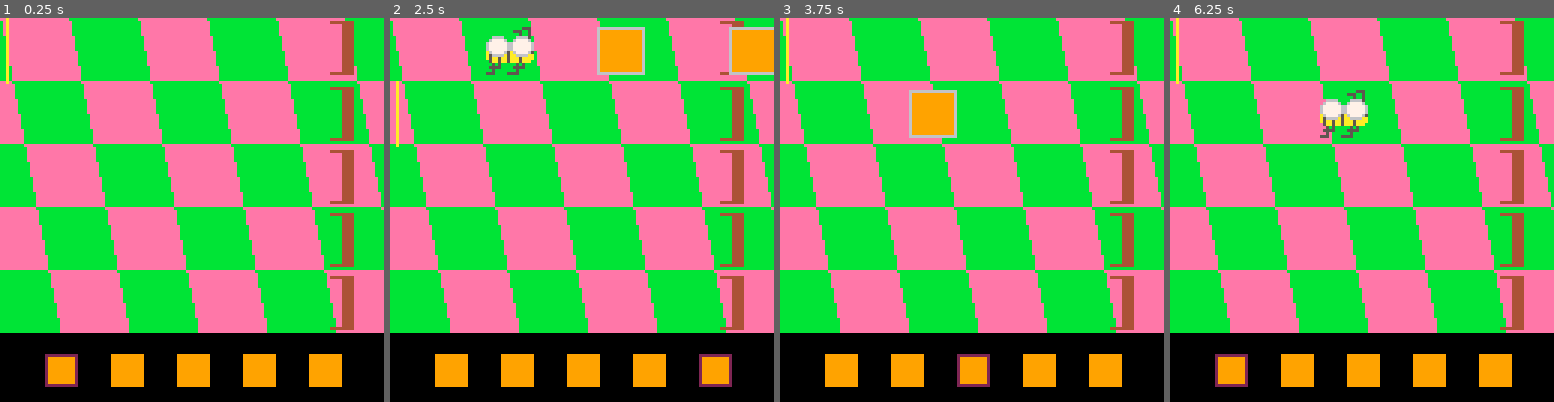
Above: before the commit, frames 1-4 (left to right).
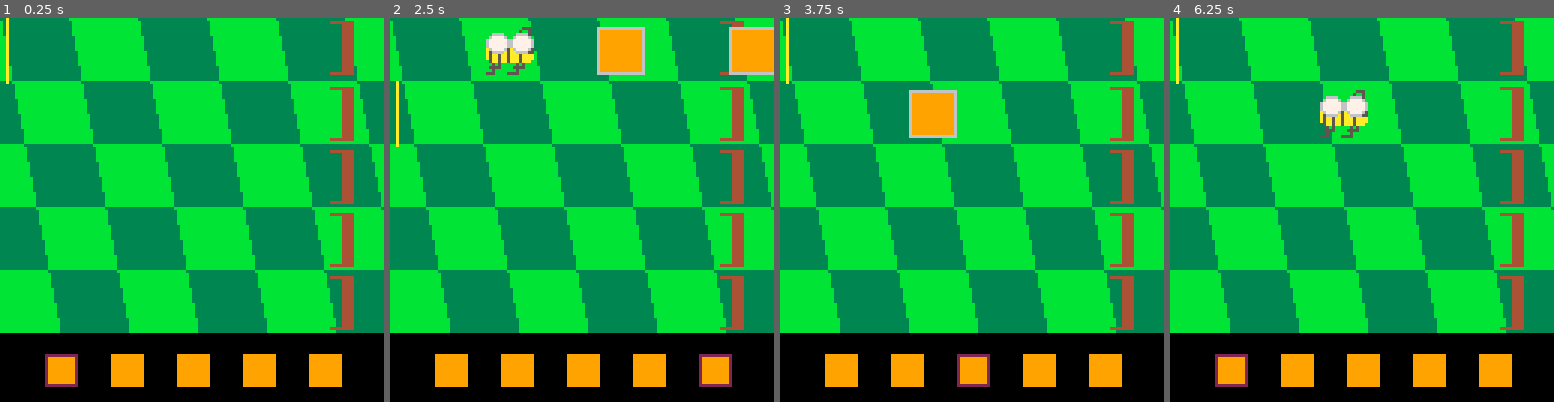
Above: after the commit, the same moments.

Repository: prestonhale/picoston
Game: PICO-8 cartridge untitled.p8
The game is run twice, just before and just after one commit, with the same random seed, the same clock (stepped at 60 frames per second) and the same inputs.
Inputs:
- Up to frame 1 (0.25 s): no input
- Up to frame 2 (2.5 s): tap O (Z key) at 0.33, 0.7, 1.43, 2.22 s; tap X (X key) at 1.07, 2.07, 2.4 s; hold Left 1.97-2.37 s; hold Down from 2.42 s (still down)
- Up to frame 3 (3.75 s): tap X (X key) every 0.33 s from 2.73 to 3.73 s; release Down at 2.82 s; hold Right 2.87-3.53 s; tap O (Z key) at 3.1 s; hold Up from 3.58 s (still down)
- Up to frame 4 (6.25 s): tap O (Z key) at 3.98, 4.87, 5.75 s; tap X (X key) every 0.33 s from 4.07 to 6.07 s; release Up at 4.08 s; hold Right 4.13-4.53 s; hold Down 4.58-5.08 s; hold Left 5.13-5.8 s; hold Up 5.85-6.18 s; hold Left from 6.23 s (still down)

The runs differ from the first frame. In frame 1, 40% of the frame differs, in the area x 0-100%, y 0-83%; in frame 2, 40%; in frame 3, 39%; in frame 4, 40%.

Commit message:
Lil dude

Diff:
--- a/untitled.p8
+++ b/untitled.p8
@@ -1,5 +1,5 @@
 pico-8 cartridge // http://www.pico-8.com
-version 38
+version 39
 __lua__
 #include tyler.p8
 #include michael.p8
@@ -76,7 +76,7 @@
                 end
             else
                 for k=0,4 do
-                    rectfill(j*bg_sq_val+k+y_offset-x_offset,i*21,j*bg_sq_val+bg_sq_val+k+y_offset-x_offset,i*21+(k*5),14)
+                    rectfill(j*bg_sq_val+k+y_offset-x_offset,i*21,j*bg_sq_val+bg_sq_val+k+y_offset-x_offset,i*21+(k*5),3)
                 end
             end
             swap*=-1
Not shown, changed: 59 lines of the sprite sheet (__gfx__) section of untitled.p8
